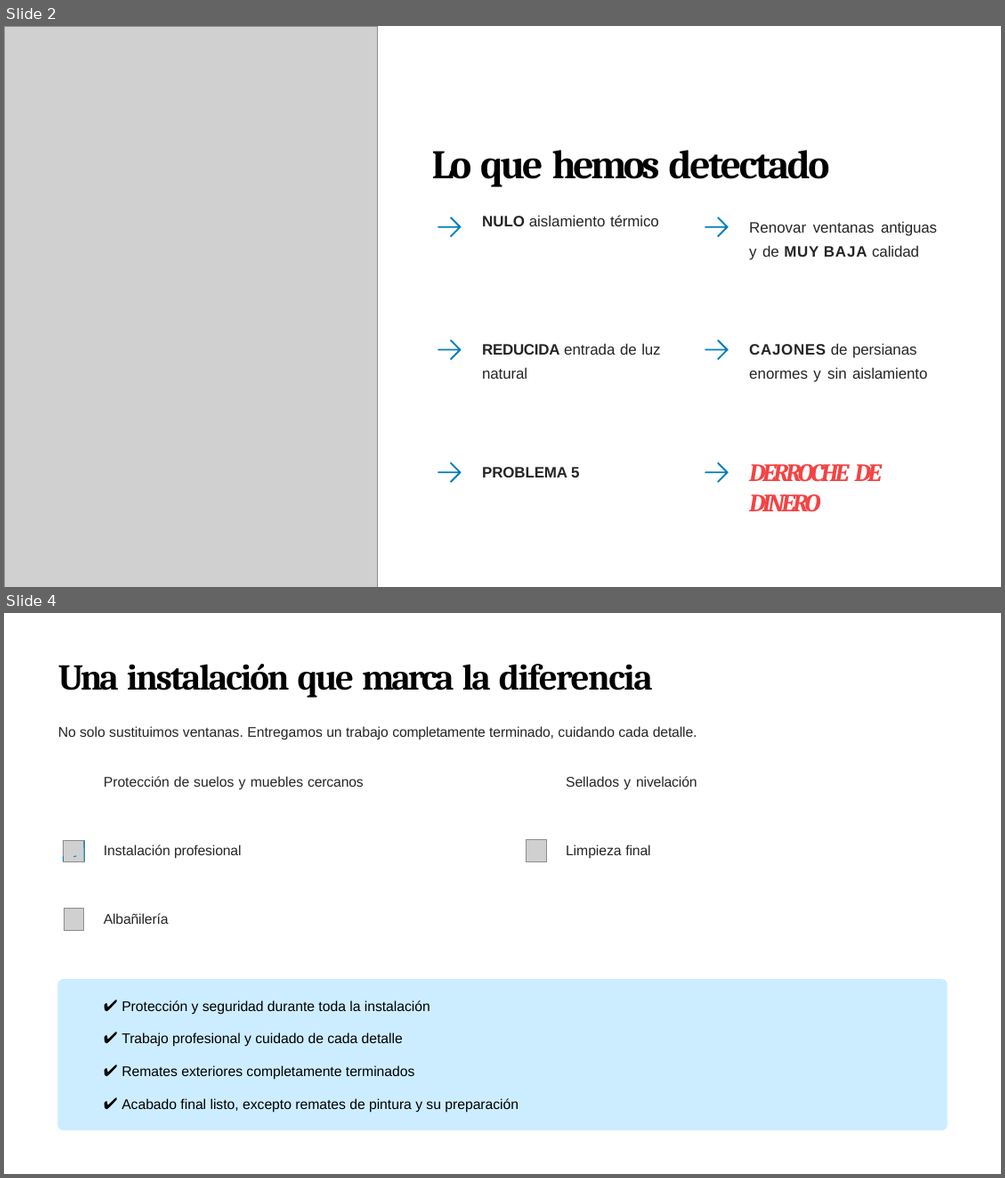
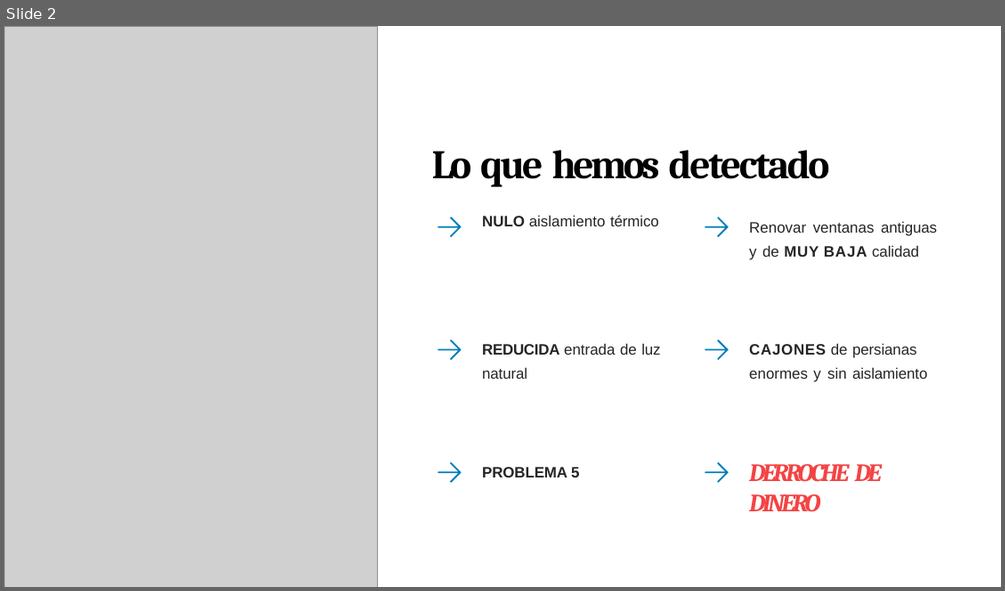
Before and after one commit to albertomx2/smartvitra-automation, a slide deck: experiments/pptx_template/input/template.pptx. Shown one above the other, each under a label of ours: slides 2 and 4 before the commit, slide 2 after it; the slides between them are not shown. The pictures are 1005x1178 and 1005x591 pixels, drawn with LibreOffice and Linux fonts; fonts in the diff are those of the drawing; grey boxes stand for pictures; background and template pictures are left out. Boxes give left, top, right and bottom in pixels: in the first picture for what was removed or moved away, otherwise in the second. Text is boxed around its words. In the diff, an @@ line names an element or a change of style, - is before the commit and + after.

```diff
--- a/experiments/pptx_template/input/template.pptx
+++ b/experiments/pptx_template/input/template.pptx
@@ slide 4 removed at <box>4,613,1001,1174</box>, background picture (left out) @@
@@ title removed at <box>58,664,653,698</box> @@
-Una instalación que marca la diferencia
@@ text removed at <box>58,726,697,740</box> @@
-No solo sustituimos ventanas. Entregamos un trabajo completamente terminado, cuidando cada detalle.
@@ text removed at <box>104,776,364,790</box> @@
-Protección de suelos y muebles cercanos
@@ text removed at <box>566,776,697,790</box> @@
-Sellados y nivelación
@@ picture removed at <box>63,840,85,862</box> @@
@@ freeform shape removed at <box>63,840,84,860</box> @@
@@ text removed at <box>104,844,241,859</box> @@
-Instalación profesional
@@ picture removed at <box>526,840,546,861</box> @@
@@ text removed at <box>566,844,650,859</box> @@
-Limpieza final
@@ picture removed at <box>64,908,83,930</box> @@
@@ text removed at <box>104,913,169,924</box> @@
-Albañilería
@@ freeform shape removed at <box>57,980,947,1130</box> @@
@@ text removed at <box>121,1000,518,1112</box> @@
-✔ Protección y seguridad durante toda la instalación
-✔ Trabajo profesional y cuidado de cada detalle
-✔ Remates exteriores completamente terminados
-✔ Acabado final listo, excepto remates de pintura y su preparación
```
Also in this commit, not shown: 2 slides changed, 7 slides added, 6 other slides removed, 37 other files.
